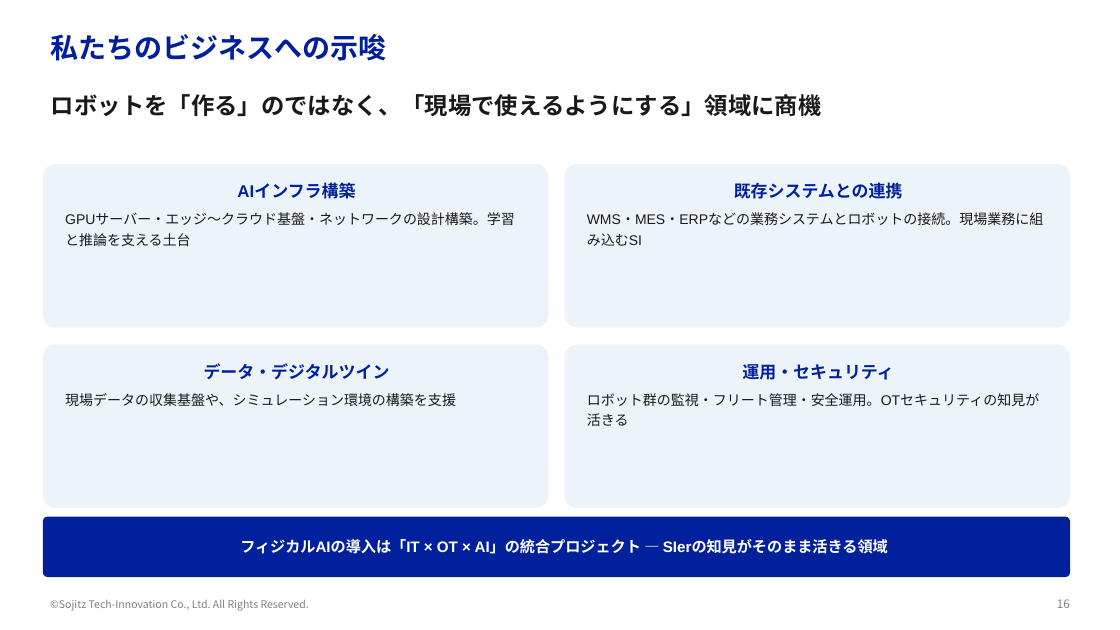
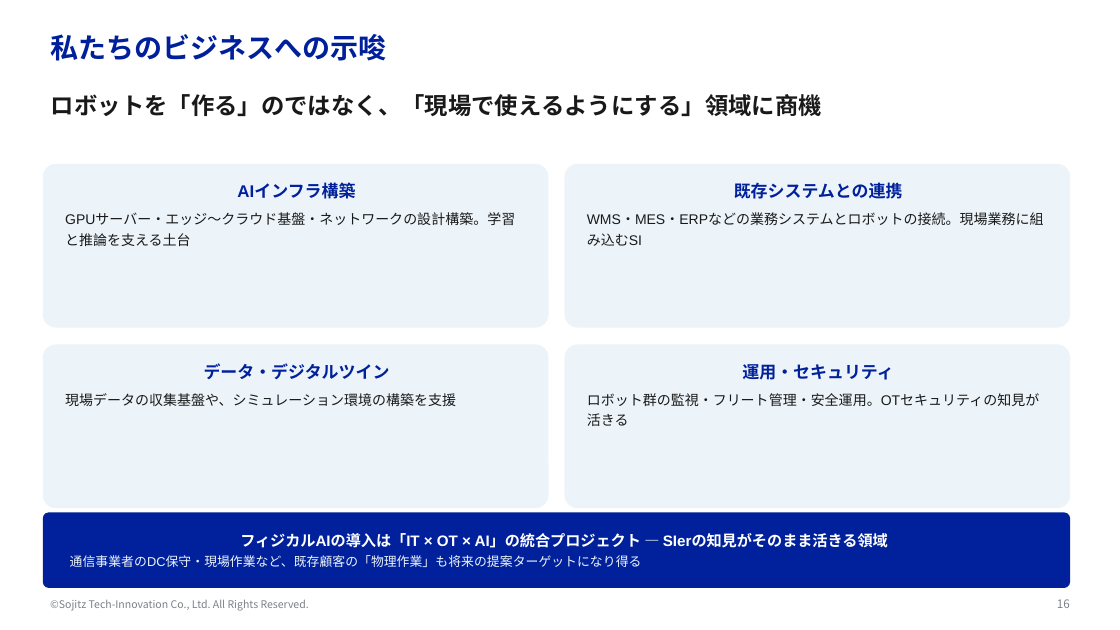
Before and after one commit to yktashiro2/aap, a slide deck: slide 16 of docs/フィジカルAI勉強会.pptx. Drawn at 1120x630 pixels with LibreOffice and Linux fonts; fonts in the diff are those of the drawing; background and template pictures are left out. Boxes give left, top, right and bottom in pixels: in the first picture for what was removed or moved away, otherwise in the second. Text is boxed around its words. In the diff, an @@ line names an element or a change of style, - is before the commit and + after.

```diff
--- a/docs/フィジカルAI勉強会.pptx
+++ b/docs/フィジカルAI勉強会.pptx
@@ rounded rectangle "フィジカルAIの導入は「IT × OT × AI」の統合プロジェクト ...": place and size @@
-rounded rectangle "フィジカルAIの導入は「IT × OT × AI」の統合プロジェクト ..." at [43,517,1070,577]
+rounded rectangle "フィジカルAIの導入は「IT × OT × AI」の統合プロジェクト ..." at [43,513,1070,588]
@@ text in rounded rectangle at [240,533,888,548]: more space between paragraphs @@
@@ text in rounded rectangle at [70,555,642,567]: paragraph added @@
+通信事業者のDC保守・現場作業など、既存顧客の「物理作業」も将来の提案ターゲットになり得る
```
Also in this commit, not shown: 3 other slides changed, 4 slides added.
